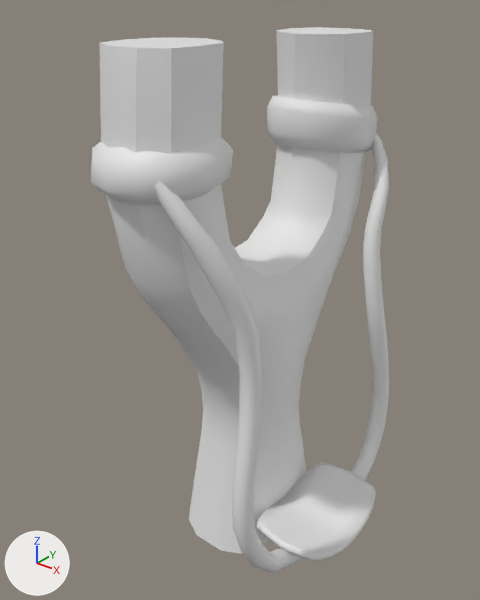
An edit to the Blender file Assets/Resources/Catapult.blend, drawn before and after from the same camera.
Camera for both pictures: a 50 mm camera at (6.26, -8.13, 9.59) aimed at (0.02, -0.33, 4.75). Arrows for +X, +Y and +Z are at lower left; the lights stay in place.

Script lines for the objects in view, before the commit:
```python
me_beziercurve_001 = bpy.data.meshes.new('BezierCurve.001')
me_beziercurve_001.from_pydata(...)  # 582 vertices, 568 faces; spans x -1.11..0.88, y -2.67..2.83, z -3.21..3.96
me_cube_001 = bpy.data.meshes.new('Cube.001')
me_cube_001.from_pydata(...)  # 230 vertices, 226 faces; spans x -0.83..0.83, y -2.69..2.78, z -0.78..8.06
me_cube_003 = bpy.data.meshes.new('Cube.003')
me_cube_003.from_pydata(...)  # 84 vertices, 70 faces; spans x -0.91..0.92, y -1.03..0.98, z -0.53..0.54
me_cube_007 = bpy.data.meshes.new('Cube.007')
me_cube_007.from_pydata(...)  # 56 vertices, 42 faces; spans x -0.88..0.89, y -0.97..1.0, z -0.33..0.34
ob_handle = bpy.data.objects.new('Handle', me_cube_001)
ob_handle.location = (0.0, 0.0, 0.8)
ob_rubber_band = bpy.data.objects.new('Rubber band', me_beziercurve_001)
ob_rubber_band.location = (1.48, -0.01, 3.47)
ob_rubber_band_left = bpy.data.objects.new('Rubber band left', me_cube_007)
ob_rubber_band_left.location = (0.01, -1.98, 7.39)
ob_rubber_band_right = bpy.data.objects.new('Rubber band right', me_cube_003)
ob_rubber_band_right.location = (-0.03, 2.03, 7.28)
```
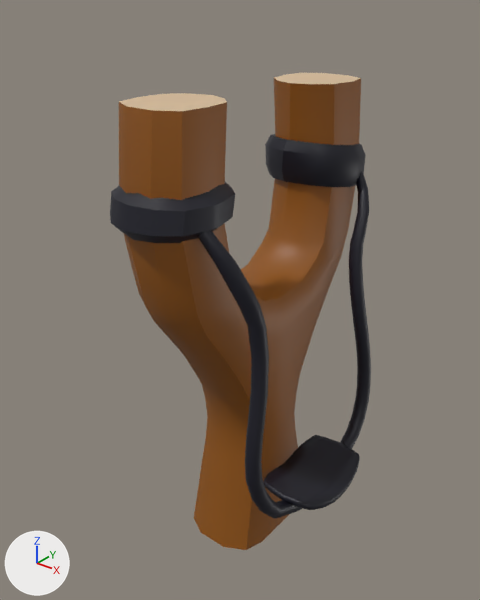
Patch to the scene script:
```diff
--- a/Assets/Resources/Catapult.blend.py
+++ b/Assets/Resources/Catapult.blend.py
@@ img_asset_texture_png @@
+img_asset_texture_png = load_image('Asset_Texture.png', '../Models/Prefabs/Catapult/Asset_Texture.png', 2048, 2048, 'sRGB')
@@ mat_mat_assests @@
+mat_mat_assests = principled_material('MAT_Assests')
+mat_mat_assests.texture = img_asset_texture_png
@@ me_beziercurve_001 @@
 me_beziercurve_001.from_pydata(...)  # 582 vertices, 568 faces; spans x -1.11..0.88, y -2.67..2.83, z -3.21..3.96
 # used by ob_rubber_band; location = (1.48, -0.01, 3.47)
+# me_beziercurve_001 part 2: texture (UV) coordinates of 568 of 568 faces, centred in x -0.97..0.87, y -2.65..2.79, z -3.21..3.78, changed; they spanned u 0.0..0.92, v 0.0..1.0 and now span u 0.04..0.04, v 0.05..0.13
+me_beziercurve_001.materials.append(mat_mat_assests)  # picture img_asset_texture_png
@@ me_cube_001 @@
 me_cube_001.from_pydata(...)  # 230 vertices, 226 faces; spans x -0.83..0.83, y -2.69..2.78, z -0.78..8.06
 # used by ob_handle; location = (0.0, 0.0, 0.8)
+# me_cube_001 part 1: texture (UV) coordinates of 226 of 226 faces, centred in x -0.8..0.8, y -2.6..2.69, z 0.2..8.06, changed; they spanned u 0.38..0.88, v 0.0..1.0 and now span u 0.45..0.99, v 0.01..0.48
+me_cube_001.materials.append(mat_mat_assests)  # picture img_asset_texture_png
@@ me_cube_003 @@
 me_cube_003.from_pydata(...)  # 84 vertices, 70 faces; spans x -0.91..0.92, y -1.03..0.98, z -0.53..0.54
+me_cube_003.materials.append(mat_mat_assests)  # picture img_asset_texture_png
@@ me_cube_007 @@
 me_cube_007.from_pydata(...)  # 56 vertices, 42 faces; spans x -0.88..0.89, y -0.97..1.0, z -0.33..0.34
+me_cube_007.materials.append(mat_mat_assests)  # picture img_asset_texture_png
@@ ob_rubber_band @@
 ob_rubber_band = bpy.data.objects.new('Rubber band', me_beziercurve_001)
-ob_rubber_band.location = (1.48, -0.01, 3.47)
+ob_rubber_band.location = (1.31, 0.03, 3.69)
+ob_rubber_band.scale = (0.796, 0.796, 0.796)
@@ ob_handle @@
 ob_handle = bpy.data.objects.new('Handle', me_cube_001)
-ob_handle.location = (0.0, 0.0, 0.8)
+ob_handle.location = (0.0, 0.0, 0.73)
+ob_handle.scale = (0.918, 0.918, 0.918)
@@ ob_rubber_band_right @@
 ob_rubber_band_right = bpy.data.objects.new('Rubber band right', me_cube_003)
-ob_rubber_band_right.location = (-0.03, 2.03, 7.28)
+ob_rubber_band_right.location = (-0.03, 1.86, 6.68)
+ob_rubber_band_right.scale = (0.918, 0.918, 0.918)
@@ ob_rubber_band_left @@
 ob_rubber_band_left = bpy.data.objects.new('Rubber band left', me_cube_007)
-ob_rubber_band_left.location = (0.01, -1.98, 7.39)
+ob_rubber_band_left.location = (0.01, -1.81, 6.77)
+ob_rubber_band_left.scale = (0.918, 0.918, 0.918)
```

Boxes [x1, y1, x2, y2] around the edits, measured in the pictures (480 x 600 px):
'Handle', recoloured, surface changed, moved, rescaled (white to brown, 11% narrower, 9% shorter): before [100, 27, 373, 554]; after [119, 73, 361, 550]
'Rubber band', recoloured, surface changed, moved, rescaled (26% narrower, 21% shorter): before [154, 133, 389, 573]; after [198, 171, 371, 518]
'Rubber band left', recoloured, moved, rescaled (12% narrower, 9% shorter): before [91, 137, 233, 204]; after [110, 182, 235, 243]
'Rubber band right', recoloured, moved, rescaled (9% narrower, 8% shorter): before [267, 95, 378, 153]; after [265, 134, 366, 187]
